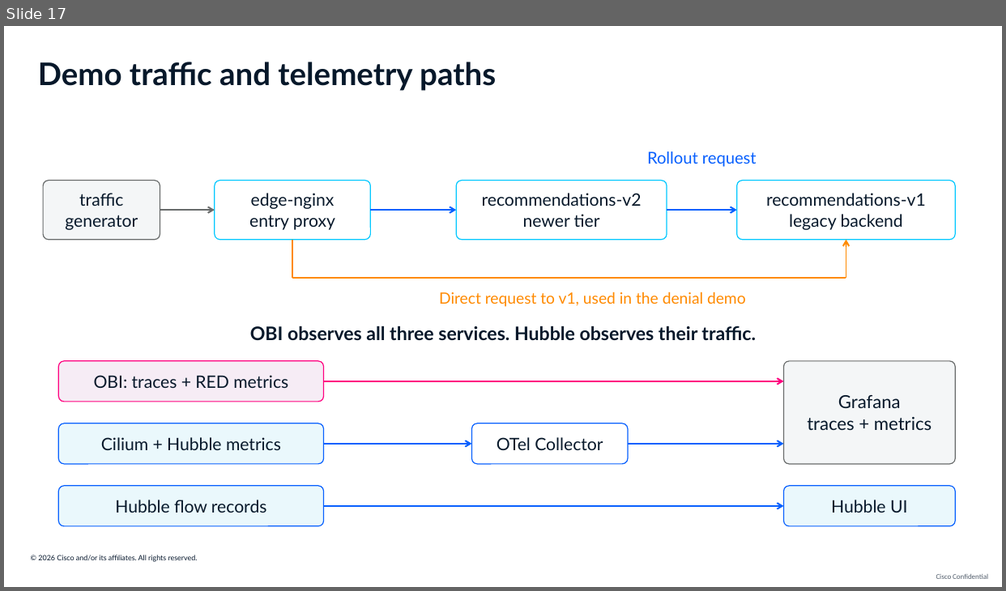
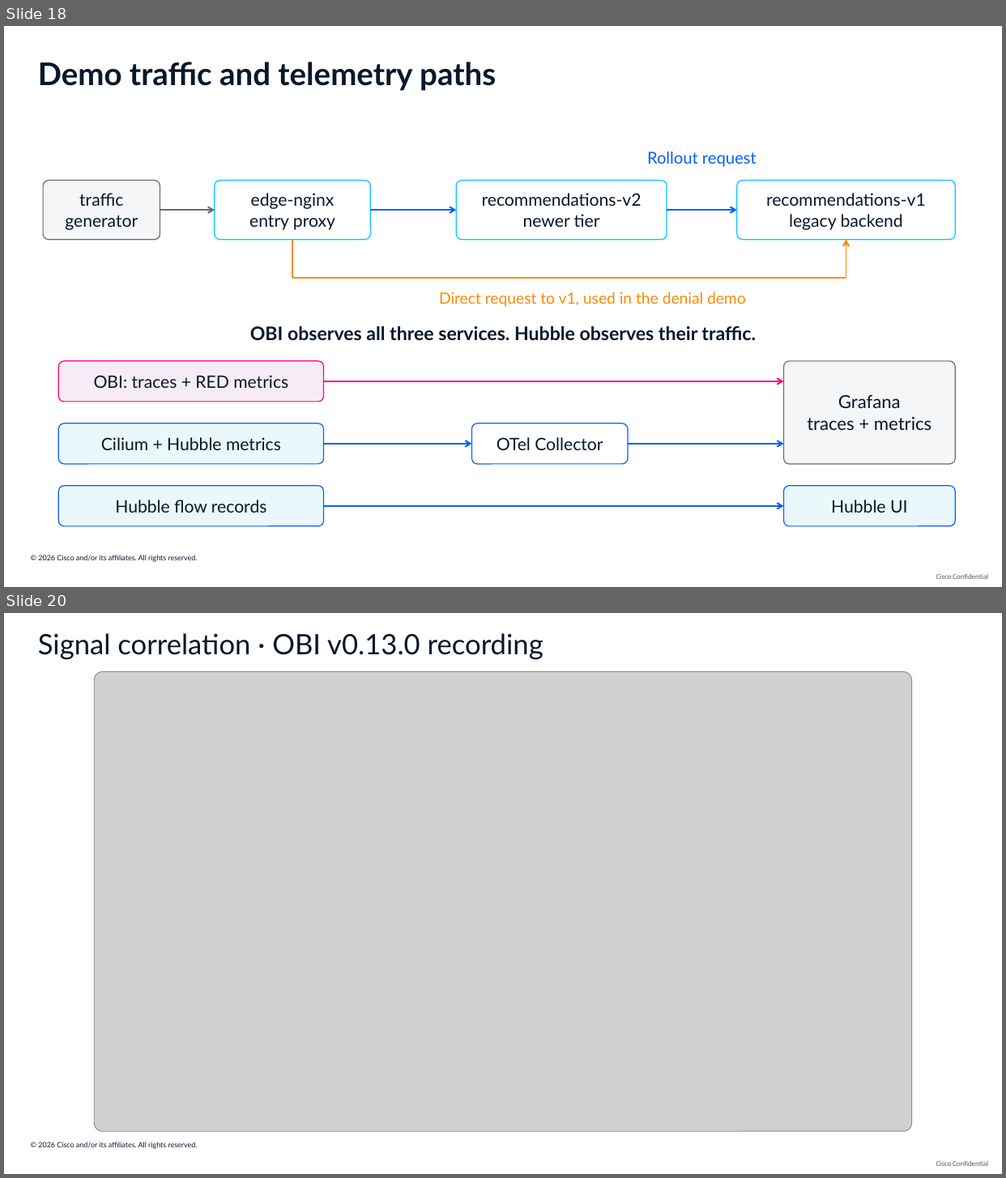
Before and after one commit to ajimenez1503/cilium-obi-demo, a slide deck: slides/cilium-obi-session-deck-latest.pptx. Shown one above the other, each under a label of ours: slide 17 before the commit, slides 18 and 20 after it; the slides between them are not shown. The pictures are 1006x591 and 1006x1178 pixels, drawn with LibreOffice and Linux fonts; fonts in the diff are those of the drawing; grey boxes stand for pictures; background and template pictures are left out. Boxes give left, top, right and bottom in pixels: in the first picture for what was removed or moved away, otherwise in the second. Text is boxed around its words. In the diff, an @@ line names an element or a change of style, - is before the commit and + after.

```diff
--- a/slides/cilium-obi-session-deck-latest.pptx
+++ b/slides/cilium-obi-session-deck-latest.pptx
@@ slide 20 added at [4,613,1002,1174], background #FFFFFF; not listed: 2 template elements that a slide beside it also shows @@
@@ text added at [38,633,543,660], 27 pt, text #07182A @@
+Signal correlation · OBI v0.13.0 recording
@@ picture added at [94,671,911,1131] @@
@@ what was slide 17 is now slide 18 @@
```
Also in this commit, not shown: 9 slides changed, 2 other slides added, 2 slides removed, 30 other files.
